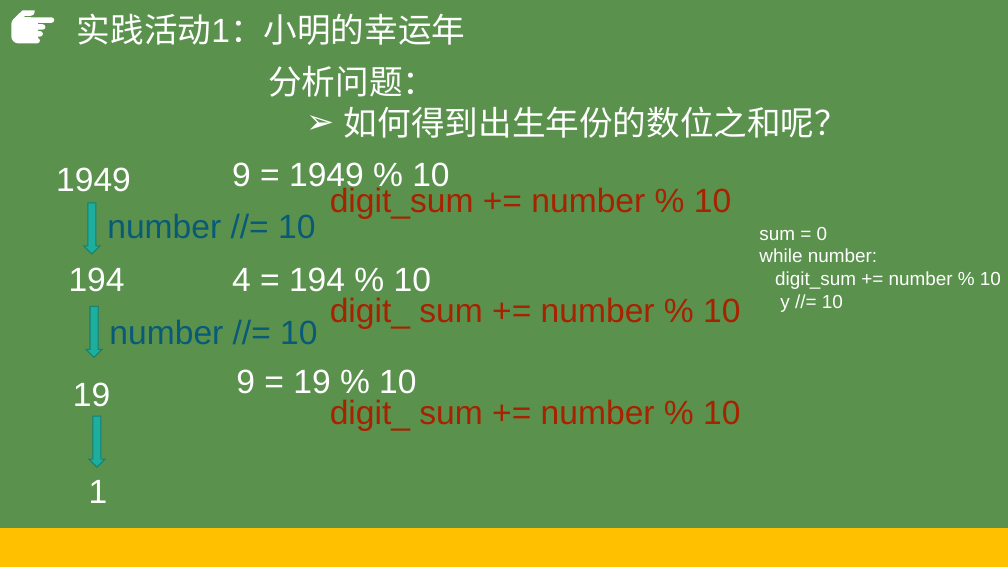
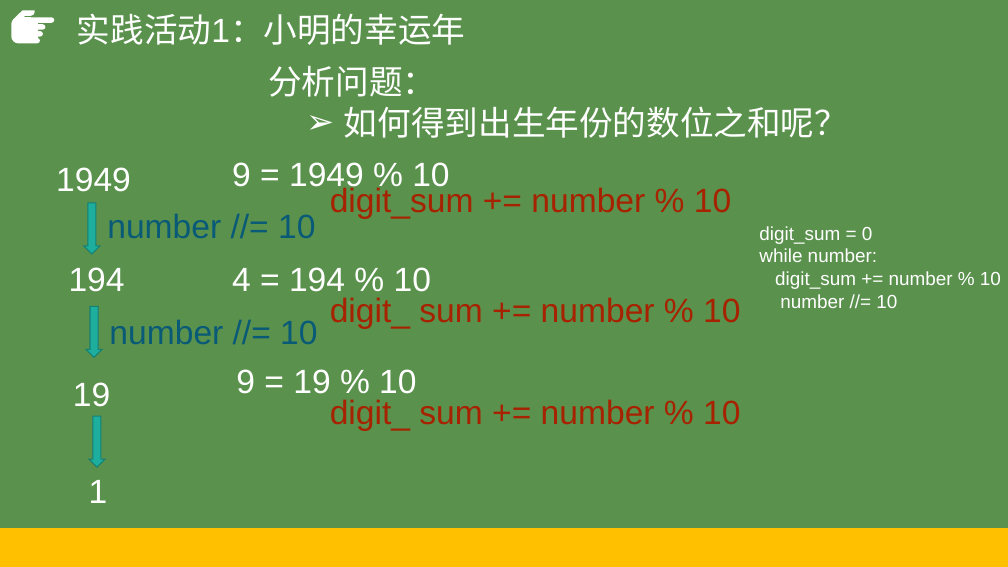
Before and after one commit to hongm32/2020design, a slide deck: slide 16 of 【第09课】枚举算法/【第09课】枚举算法.pptx. Drawn at 1008x567 pixels with LibreOffice and Linux fonts; fonts in the diff are those of the drawing. Boxes give left, top, right and bottom in pixels: in the first picture for what was removed or moved away, otherwise in the second. Text is boxed around its words. In the diff, an @@ line names an element or a change of style, - is before the commit and + after.

```diff
--- a/【第09课】枚举算法/【第09课】枚举算法.pptx
+++ b/【第09课】枚举算法/【第09课】枚举算法.pptx
@@ text at <box>759,226,873,244</box>: text changed @@
-sum = 0
+digit_sum = 0
@@ text at <box>780,294,897,308</box>: text changed @@
-y //= 10
+number //= 10
```
Also in this commit, not shown: 2 other slides changed, 4 other files.
